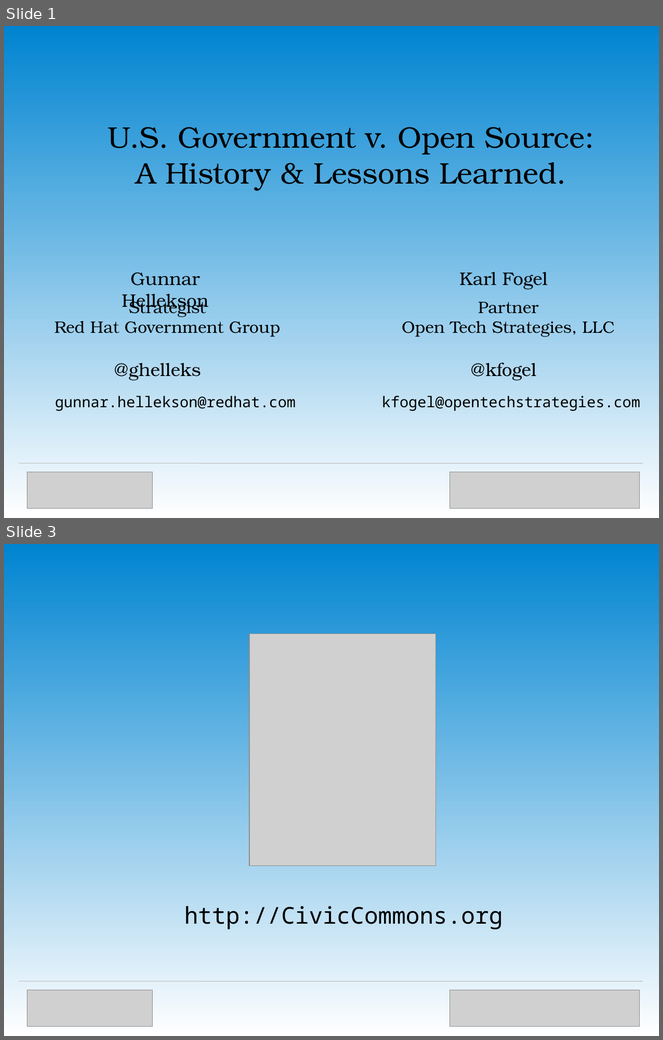
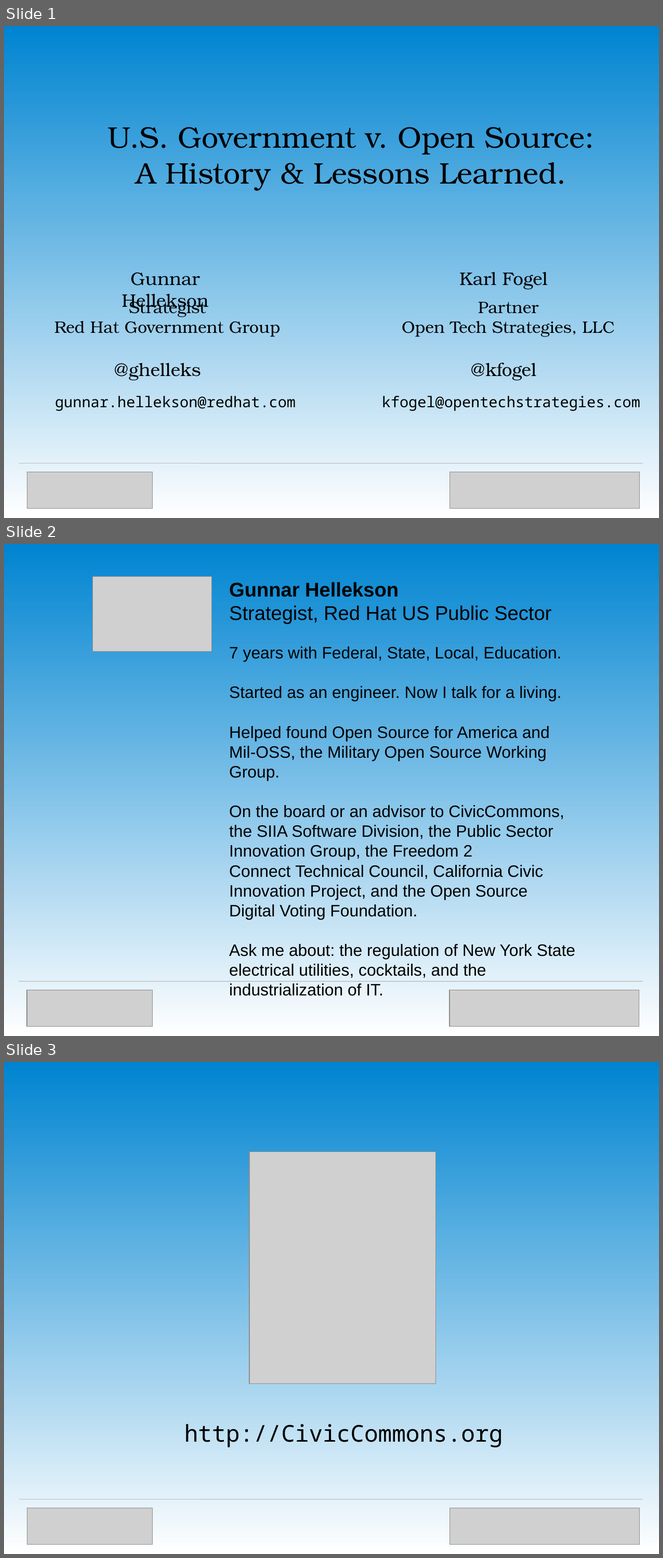
Before and after one commit to OpenTechStrategies/timelines, a slide deck: us-govt-open-source.odp. Shown one above the other, each under a label of ours: slides 1 and 3 before the commit, slides 1, 2 and 3 after it; the slides between them are not shown. The pictures are 663x1040 and 663x1558 pixels, drawn with LibreOffice and Linux fonts; fonts in the diff are those of the drawing; grey boxes stand for pictures. Boxes give left, top, right and bottom in pixels: in the first picture for what was removed or moved away, otherwise in the second. Text is boxed around its words. In the diff, an @@ line names an element or a change of style, - is before the commit and + after.

Commit message:
Commit up after first OSCON mtg with Gunnar.

```diff
--- a/us-govt-open-source.odp
+++ b/us-govt-open-source.odp
@@ slide 2 added at [4,544,659,1036], background gradient #0084D1 to #FFFFFF @@
@@ picture added at [93,576,212,651] @@
@@ text added at [229,582,575,996], 20 pt, text #000000 @@
+Gunnar Hellekson
+Strategist, Red Hat US Public Sector
+7 years with Federal, State, Local, Education.
+Started as an engineer. Now I talk for a living.
+Helped found Open Source for America and Mil-OSS, the Military Open Source Working Group.
+On the board or an advisor to CivicCommons, the SIIA Software Division, the Public Sector Innovation Group, the Freedom 2 Connect Technical Council, California Civic Innovation Project, and the Open Source Digital Voting Foundation.
+Ask me about: the regulation of New York State electrical utilities, cocktails, and the industrialization of IT.
@@ line added from (19, 981) to (643, 981), #C0C0C0 0.71 pt @@
@@ line added from (19, 981) to (643, 981), #C0C0C0 0.71 pt @@
@@ picture added at [27,990,153,1026] @@
@@ picture added at [450,990,639,1026] @@
```
Also in this commit, not shown: 7 other slides added, 2 slides removed, 2 other files.
